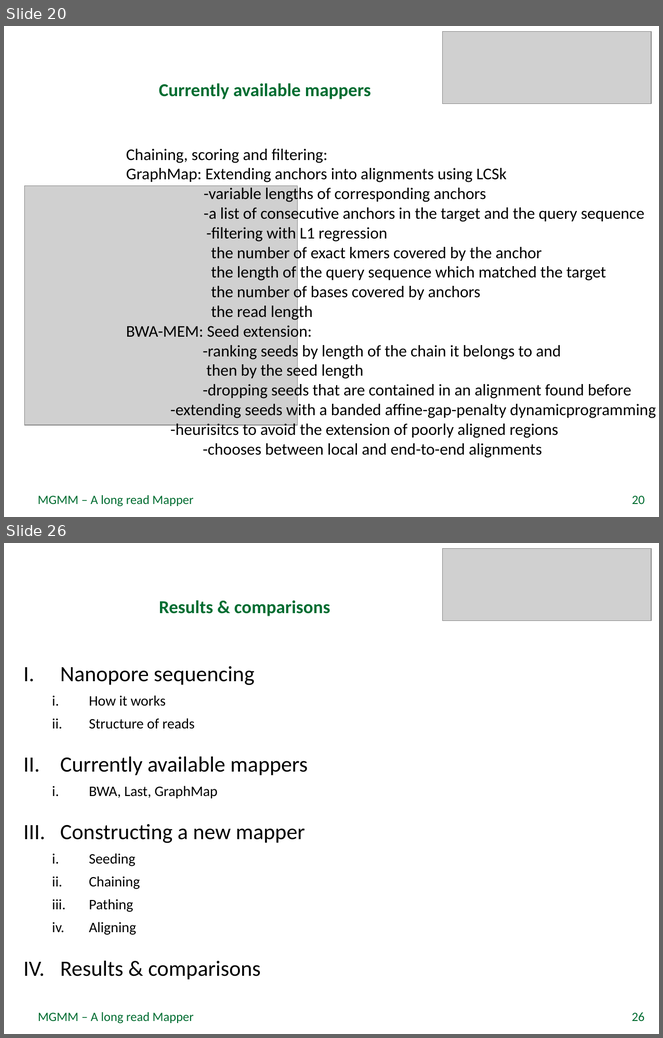
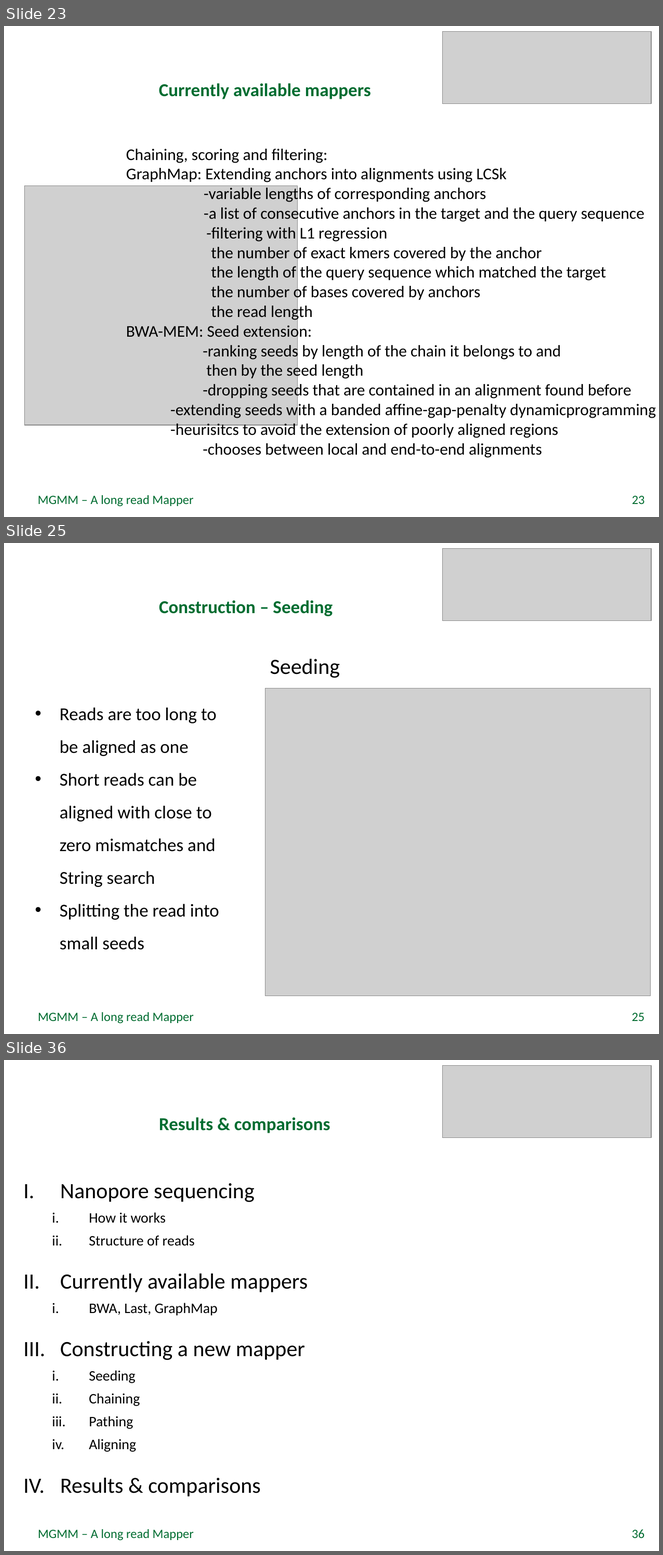
Before and after one commit to rfechtner/minions, a slide deck: Präsentation.pptx. Shown one above the other, each under a label of ours: slides 20 and 26 before the commit, slides 23, 25 and 36 after it; the slides between them are not shown. The pictures are 663x1038 and 663x1555 pixels, drawn with LibreOffice and Linux fonts; fonts in the diff are those of the drawing; grey boxes stand for pictures; background and template pictures are left out. Boxes give left, top, right and bottom in pixels: in the first picture for what was removed or moved away, otherwise in the second. Text is boxed around its words. In the diff, an @@ line names an element or a change of style, - is before the commit and + after.

```diff
--- a/Präsentation.pptx
+++ b/Präsentation.pptx
@@ slide 25 added at [4, 543, 659, 1034], background picture (left out) @@
@@ picture added at [442, 548, 651, 621] @@
@@ title added at [159, 600, 333, 616], 20 pt, text #006C30, bold @@
+Construction – Seeding
@@ text added at [270, 658, 340, 678], 24 pt, text #000000 @@
+Seeding
@@ picture added at [266, 689, 651, 996] @@
@@ text added at [60, 707, 219, 950], 20 pt, text #000000 @@
+• Reads are too long to be aligned as one
+• Short reads can be aligned with close to zero mismatches and String search
+• Splitting the read into small seeds
@@ text added at [38, 1013, 194, 1024], 14 pt, text #006C30 @@
+MGMM – A long read Mapper
@@ page number added at [632, 1013, 645, 1021], 14 pt, text #006C30 @@
+25
@@ what was slide 20 is now slide 23 @@
@@ page number at [632, 496, 645, 504]: text changed @@
-20
+23
@@ what was slide 26 is now slide 36 @@
@@ page number at [632, 1530, 645, 1538]: text changed @@
-26
+36
```
Also in this commit, not shown: 8 slides changed, 14 other slides added, 1 other file.
